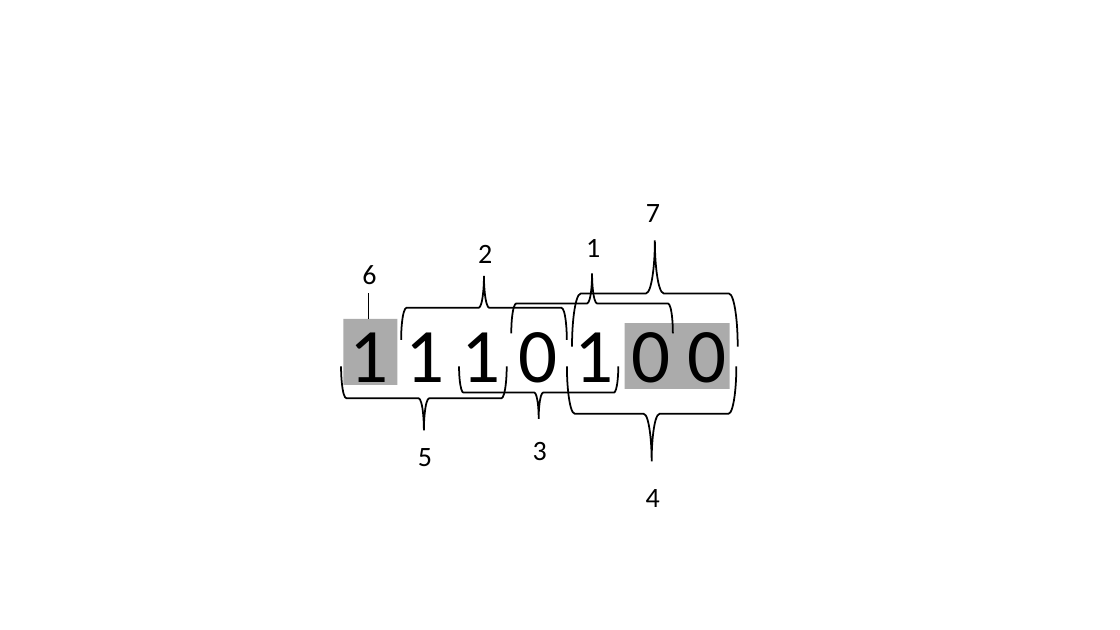
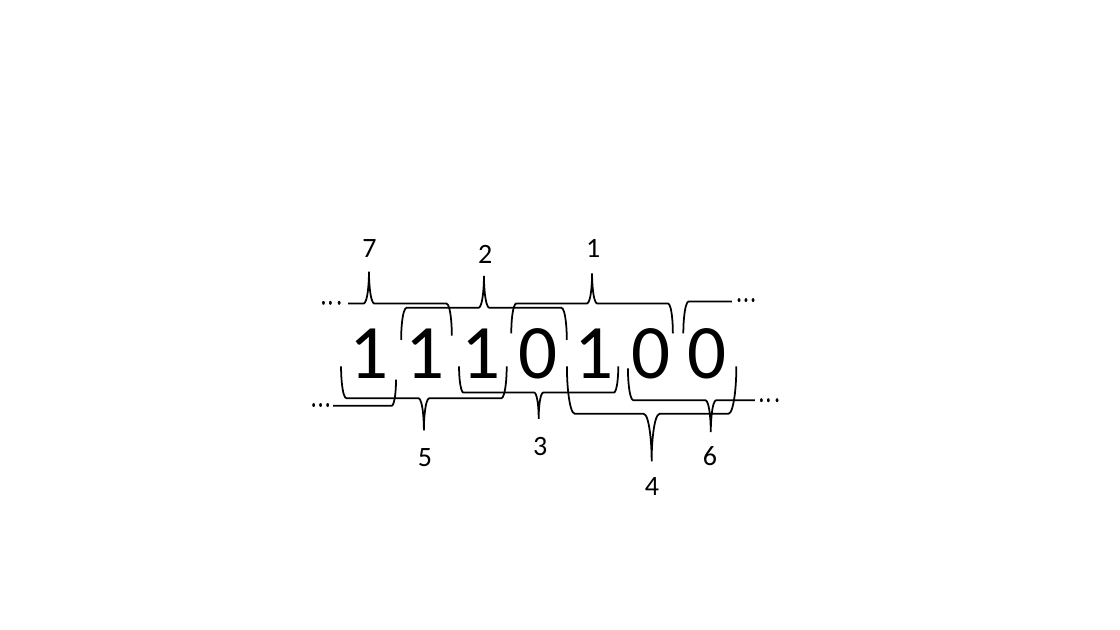
Before and after one commit to netxpto/ro_2018_2019, a slide deck: slide 1 of doc/tex/lib/binary_source/figures_raw/BinarySequenceN3.pptx. Drawn at 1120x630 pixels with LibreOffice and Linux fonts; fonts in the diff are those of the drawing. Boxes give left, top, right and bottom in pixels: in the first picture for what was removed or moved away, otherwise in the second. Text is boxed around its words. In the diff, an @@ line names an element or a change of style, - is before the commit and + after.

```diff
--- a/doc/tex/lib/binary_source/figures_raw/BinarySequenceN3.pptx
+++ b/doc/tex/lib/binary_source/figures_raw/BinarySequenceN3.pptx
@@ text "7" moved from (x1=646, y1=204, x2=660, y2=222) to (x1=362, y1=239, x2=376, y2=257) @@
@@ rectangle added at (x1=733, y1=237, x2=898, y2=357), fill #FFFFFF, outline #FFFFFF 1 pt @@
@@ right brace resized from (x1=572, y1=240, x2=738, y2=347) to (x1=684, y1=269, x2=849, y2=333) @@
@@ rectangle resized from (x1=344, y1=319, x2=397, y2=385) to (x1=283, y1=297, x2=347, y2=360) @@
@@ rectangle at (x1=283, y1=297, x2=347, y2=360): fill #595959 at 50% opacity to #FFFFFF; outline none to #FFFFFF 1 pt @@
@@ right brace added at (x1=286, y1=272, x2=452, y2=336), outline #000000 1.5 pt @@
@@ text "1 1 1 0 1 ..." rewrapped from (x1=349, y1=318, x2=726, y2=400) to (x1=349, y1=328, x2=726, y2=396) @@
@@ line removed from (368, 319) to (368, 293) @@
@@ ellipse added at (x1=737, y1=297, x2=741, y2=302), fill #000000, outline #FFFFFF 1 pt @@
@@ ellipse added at (x1=744, y1=297, x2=749, y2=302), fill #000000, outline #FFFFFF 1 pt @@
@@ ellipse added at (x1=751, y1=297, x2=755, y2=302), fill #000000, outline #FFFFFF 1 pt @@
@@ ellipse added at (x1=322, y1=300, x2=326, y2=305), fill #000000, outline #FFFFFF 1 pt @@
@@ ellipse added at (x1=329, y1=300, x2=333, y2=305), fill #000000, outline #FFFFFF 1 pt @@
@@ ellipse added at (x1=337, y1=300, x2=341, y2=305), fill #000000, outline #FFFFFF 1 pt @@
@@ rectangle removed at (x1=625, y1=323, x2=730, y2=389) @@
@@ rectangle added at (x1=193, y1=350, x2=333, y2=476), fill #FFFFFF, outline #FFFFFF 1 pt @@
@@ rectangle added at (x1=755, y1=339, x2=819, y2=403), fill #FFFFFF, outline #FFFFFF 1 pt @@
@@ right brace added at (x1=237, y1=379, x2=396, y2=432), outline #000000 1.5 pt @@
@@ right brace added at (x1=628, y1=368, x2=794, y2=432), outline #000000 1.5 pt @@
@@ ellipse added at (x1=312, y1=402, x2=316, y2=408), fill #000000, outline #FFFFFF 1 pt @@
@@ ellipse added at (x1=318, y1=402, x2=323, y2=408), fill #000000, outline #FFFFFF 1 pt @@
@@ ellipse added at (x1=326, y1=402, x2=330, y2=408), fill #000000, outline #FFFFFF 1 pt @@
@@ ellipse added at (x1=760, y1=397, x2=764, y2=402), fill #000000, outline #FFFFFF 1 pt @@
@@ ellipse added at (x1=766, y1=397, x2=770, y2=402), fill #000000, outline #FFFFFF 1 pt @@
@@ ellipse added at (x1=776, y1=397, x2=780, y2=402), fill #000000, outline #FFFFFF 1 pt @@
@@ text "3" at (x1=533, y1=437, x2=547, y2=456): list level 1 to 2 in "3" @@
@@ text "6" moved from (x1=362, y1=265, x2=376, y2=285) to (x1=703, y1=446, x2=717, y2=466) @@
@@ text "4" moved from (x1=646, y1=489, x2=660, y2=507) to (x1=645, y1=477, x2=659, y2=495) @@
```
Also in this commit, not shown: 45 other files.
